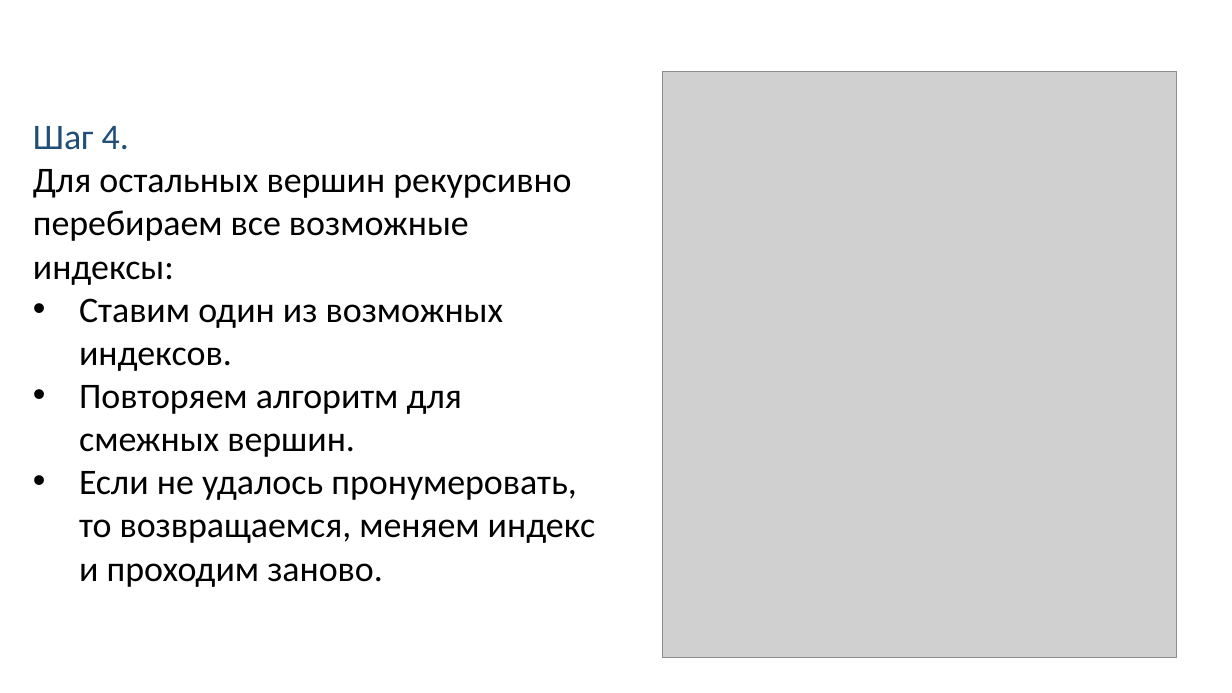
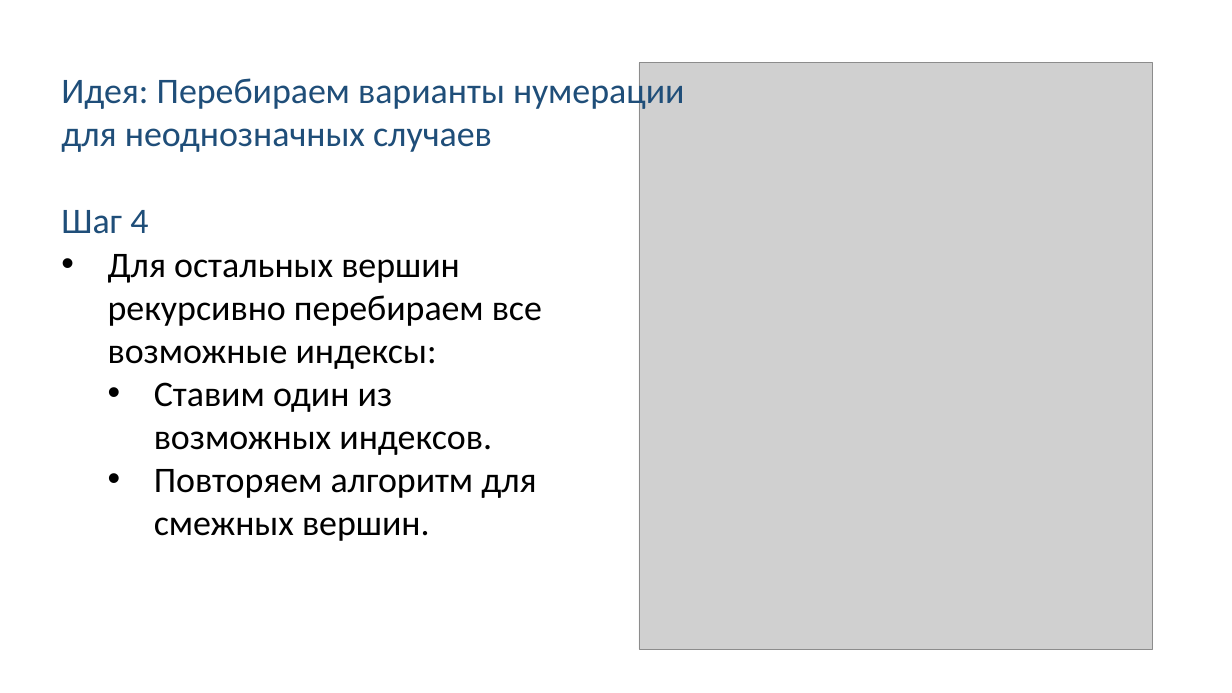
Before and after one commit to Linserous/NumericalGridGeneration, a slide deck: slide 30 of docs/Презентация v0.8.1.pptx. Drawn at 1232x693 pixels with LibreOffice and Linux fonts; fonts in the diff are those of the drawing; grey boxes stand for pictures. Boxes give left, top, right and bottom in pixels: in the first picture for what was removed or moved away, otherwise in the second. Text is boxed around its words. In the diff, an @@ line names an element or a change of style, - is before the commit and + after.

```diff
--- a/docs/Презентация v0.8.1.pptx
+++ b/docs/Презентация v0.8.1.pptx
@@ text added at box(61, 73, 685, 152), 28 pt, text #1F4E79 @@
+Идея: Перебираем варианты нумерации
+для неоднозначных случаев
@@ picture: place and size @@
-picture at box(663, 71, 1177, 657)
+picture at box(640, 63, 1153, 649)
@@ text "Шаг 4": place and size @@
-text "Шаг 4" at box(33, 126, 596, 587)
+text "Шаг 4" at box(61, 210, 542, 541)
@@ text at box(61, 210, 542, 369): text changed @@
-Шаг 4.
-Для остальных вершин рекурсивно перебираем все возможные индексы:
+Шаг 4
+• Для остальных вершин рекурсивно перебираем все возможные индексы:
@@ text at box(154, 382, 536, 541): list level 1 to 2 in "Ставим один из возможных индексов."; list level 1 to 2 in "Повторяем алгоритм для смежных вершин." @@
@@ text at box(79, 471, 596, 587): paragraph removed @@
-• Если не удалось пронумеровать, то возвращаемся, меняем индекс и проходим заново.
```
Also in this commit, not shown: 10 other slides changed, 1 slide added.
